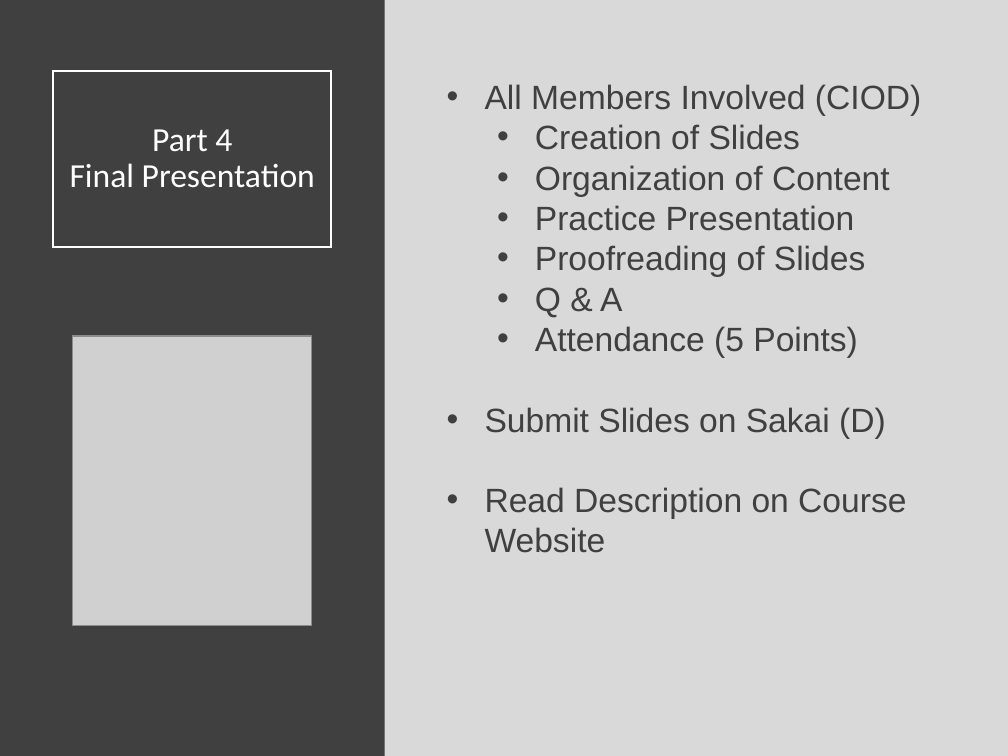
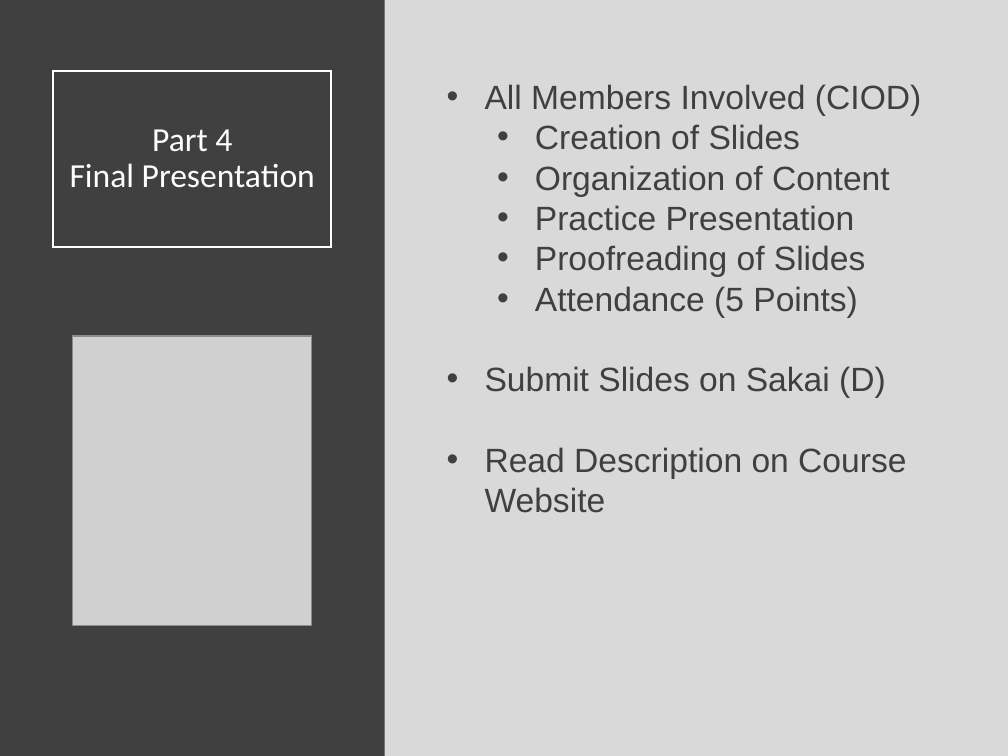
Before and after one commit to Yixf-Self/STOR320_WEBSITE, a slide deck: slide 13 of Lecture/Final Project 2/Final_Project_2_Lecture.pptx. Drawn at 1008x756 pixels with LibreOffice and Linux fonts; fonts in the diff are those of the drawing; grey boxes stand for pictures. Boxes give left, top, right and bottom in pixels: in the first picture for what was removed or moved away, otherwise in the second. Text is boxed around its words. In the diff, an @@ line names an element or a change of style, - is before the commit and + after.

```diff
--- a/Lecture/Final Project 2/Final_Project_2_Lecture.pptx
+++ b/Lecture/Final Project 2/Final_Project_2_Lecture.pptx
@@ text at [535, 287, 622, 318]: paragraph removed @@
-  • Q & A
```
Also in this commit, not shown: 2 other slides changed, 9 other files.
